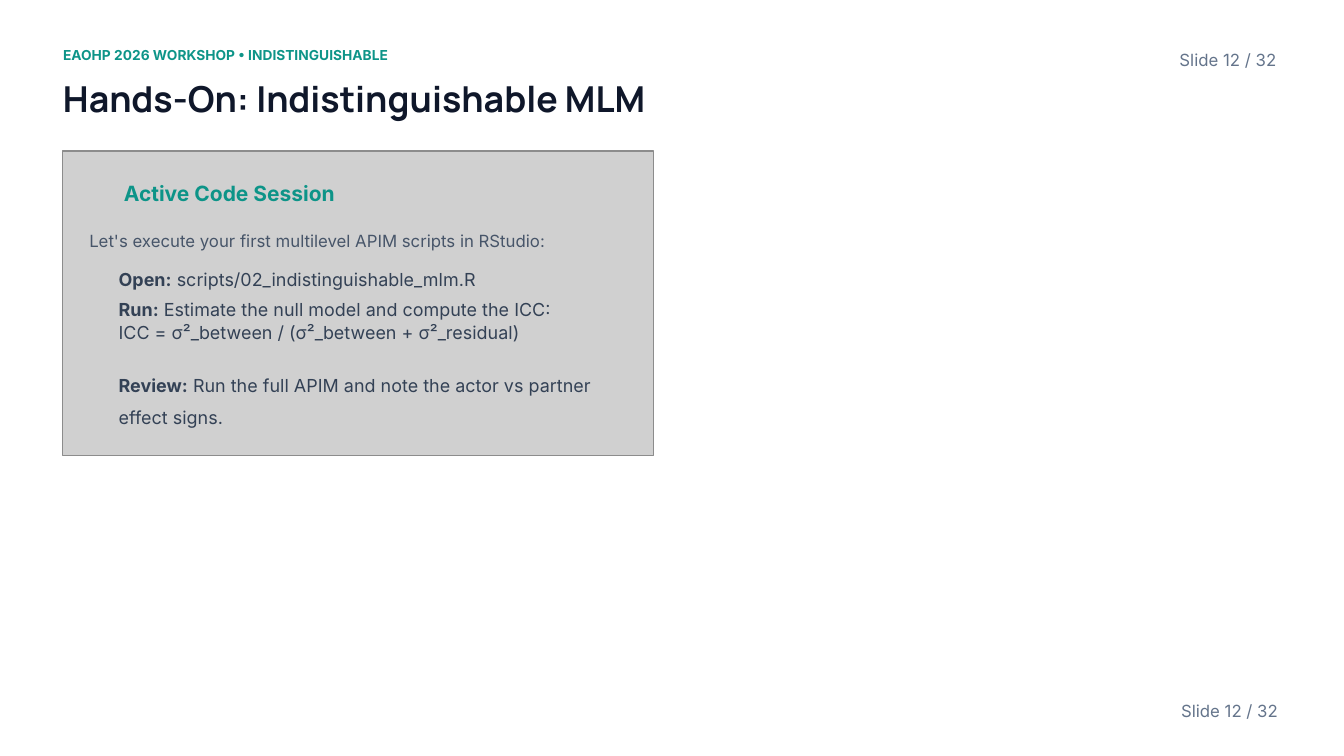
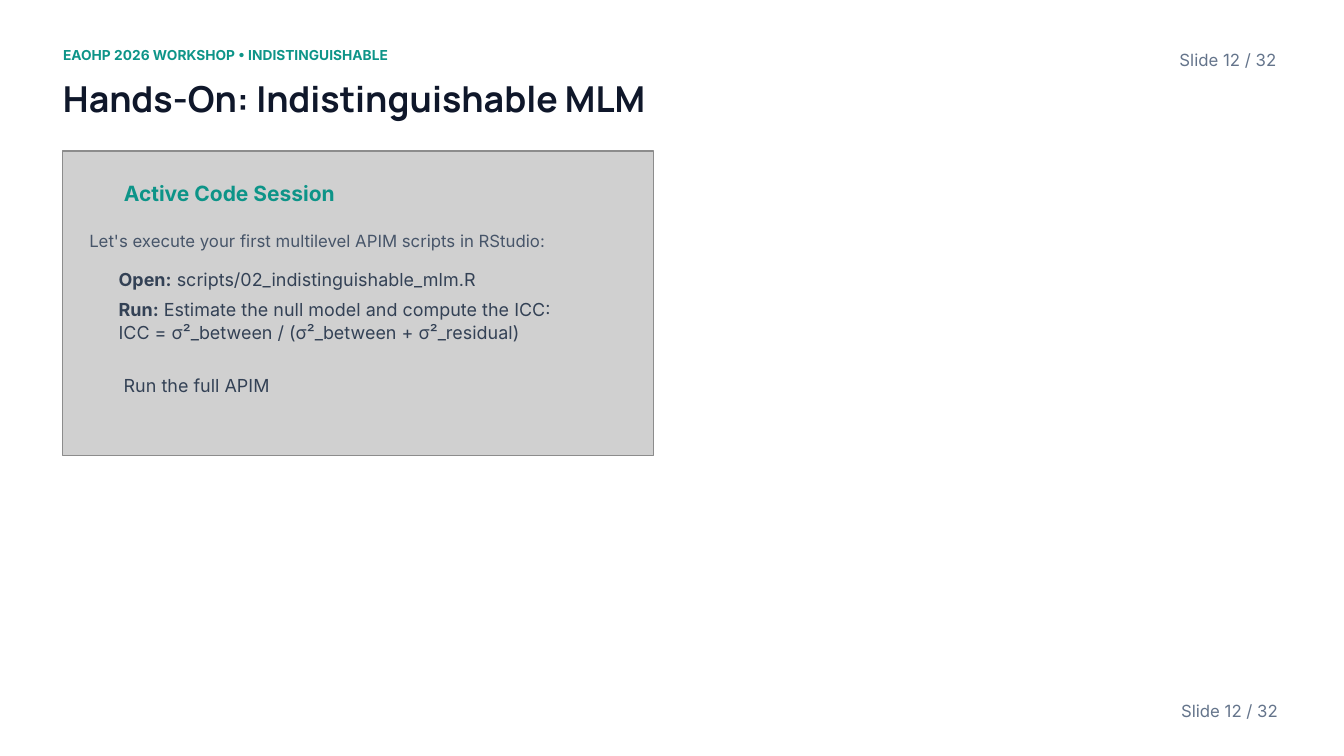
Before and after one commit to michaelides/apim, a slide deck: slide 12 of Dyadic Data Analysis in R.pptx. Drawn at 1344x756 pixels with LibreOffice and Linux fonts; fonts in the diff are those of the drawing; grey boxes stand for pictures; background and template pictures are left out. Boxes give left, top, right and bottom in pixels: in the first picture for what was removed or moved away, otherwise in the second. Text is boxed around its words. In the diff, an @@ line names an element or a change of style, - is before the commit and + after.

```diff
--- a/Dyadic Data Analysis in R.pptx
+++ b/Dyadic Data Analysis in R.pptx
@@ text at <box>124,378,270,392</box>: text changed @@
-Review: Run the full APIM and note the actor vs partner effect signs.
+Run the full APIM
```
Also in this commit, not shown: 14 other slides changed, 20 other files.
